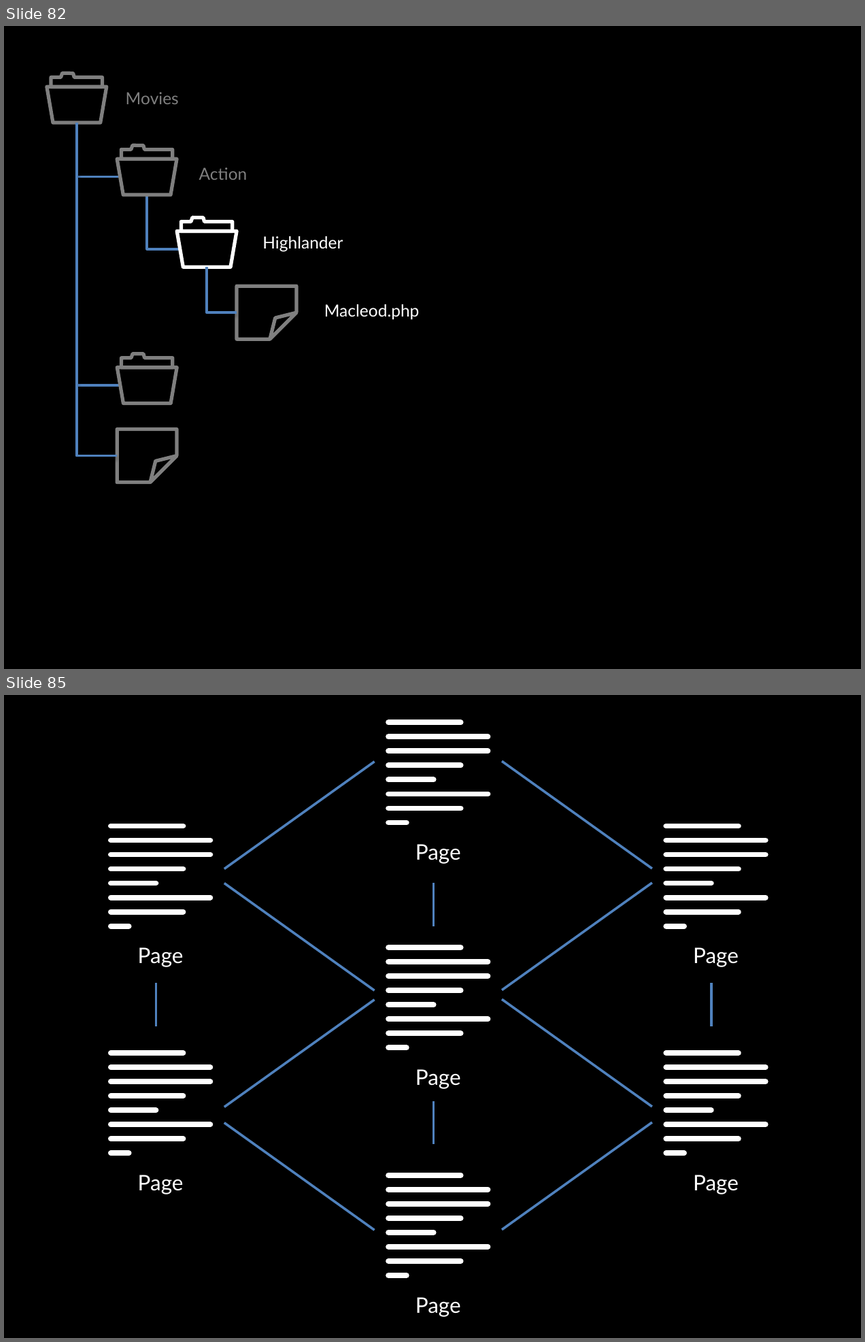
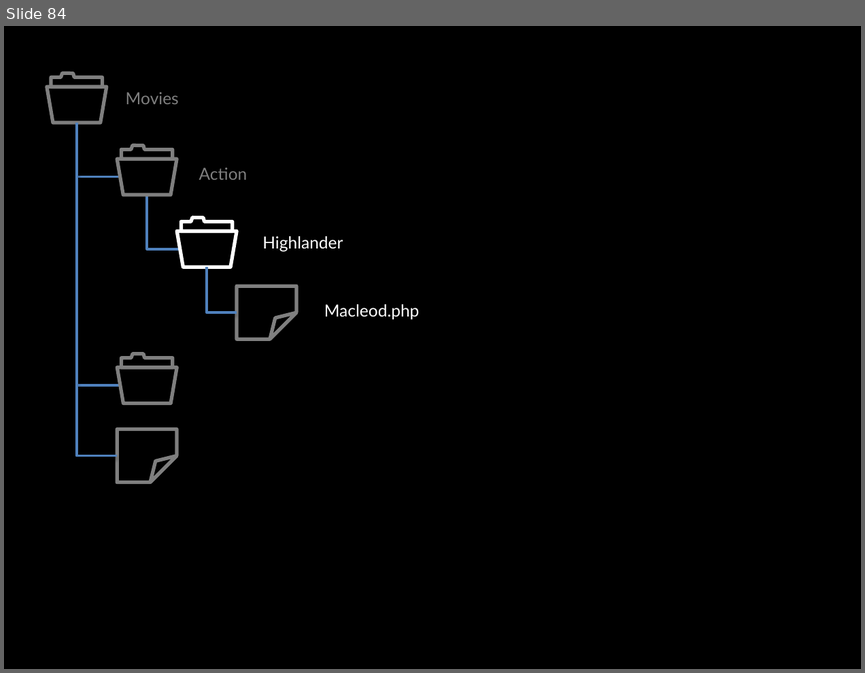
Before and after one commit to socketwench/OOPforObjectHaters, a slide deck: src/OOPforObjectHaters.pptx. Shown one above the other, each under a label of ours: slides 82 and 85 before the commit, slide 84 after it; the slides between them are not shown. The pictures are 865x1342 and 865x673 pixels, drawn with LibreOffice and Linux fonts; fonts in the diff are those of the drawing. Boxes give left, top, right and bottom in pixels: in the first picture for what was removed or moved away, otherwise in the second. Text is boxed around its words. In the diff, an @@ line names an element or a change of style, - is before the commit and + after.

```diff
--- a/src/OOPforObjectHaters.pptx
+++ b/src/OOPforObjectHaters.pptx
@@ slide 85 removed at box(4, 695, 861, 1338), background #000000 @@
@@ line removed from (224, 869) to (374, 762) @@
@@ group removed at box(389, 722, 488, 864): 8 lines, 1 text @@
-Page
@@ line removed from (652, 868) to (502, 761) @@
@@ group removed at box(111, 826, 766, 967): 16 lines, 2 texts @@
-Page
-Page
@@ line removed from (224, 883) to (374, 991) @@
@@ line removed from (433, 883) to (433, 926) @@
@@ line removed from (652, 883) to (502, 989) @@
@@ line removed from (156, 983) to (156, 1027) @@
@@ line removed from (224, 1107) to (374, 999) @@
@@ group removed at box(389, 948, 488, 1089): 8 lines, 1 text @@
-Page
@@ line removed from (652, 1106) to (502, 999) @@
@@ line removed from (711, 983) to (711, 1027) @@
@@ line removed from (433, 1101) to (433, 1144) @@
@@ group removed at box(111, 1053, 766, 1194): 16 lines, 2 texts @@
-Page
-Page
@@ line removed from (224, 1123) to (374, 1229) @@
@@ line removed from (652, 1121) to (502, 1229) @@
@@ group removed at box(389, 1175, 488, 1317): 8 lines, 1 text @@
-Page
@@ what was slide 82 is now slide 84 @@
```
Also in this commit, not shown: 22 slides changed, 3 slides added, 89 other slides removed, 22 other files.
